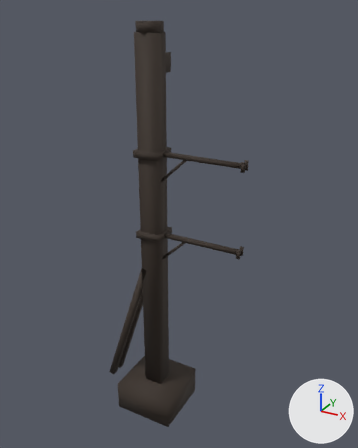
The glTF model content/art/models/props/mail_crane.glb: old version first, new version second.
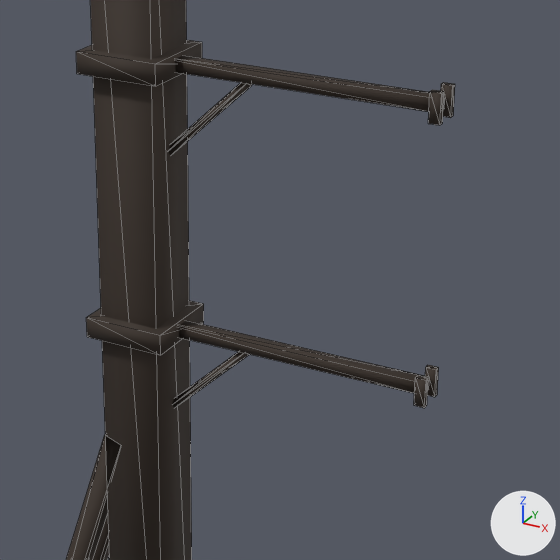
Each version is shown whole from a 50 mm lens placed at (2.21, -3.55, 3.89), pointed at (0.2, 0.11, 2.06), then close up on the part from 31% to 78% of the width and 30% to 68% of the height. Arrows for +X, +Y and +Z are at lower right; the lights stay in place. The last two pictures show the newer version. The close-ups show mesh edges as thin lines. Vertices at exactly the same position are counted once.

The first close-up shows 'mail_crane_low'.
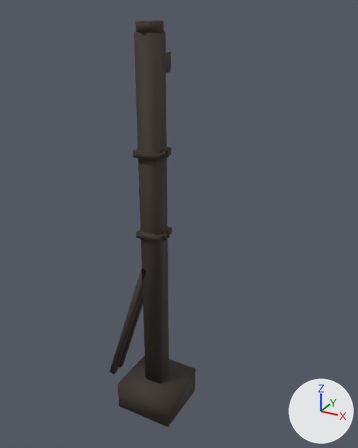
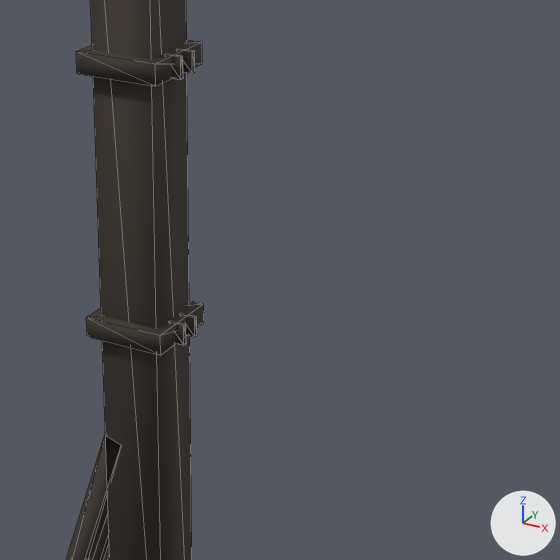
Changed parts and their boxes [x1, y1, x2, y2] in the close-ups (560 x 560 px; the box of a moved part takes in the faces that stretch with it):
'mail_crane_low', reshaped: before [66, 0, 455, 560]; after [66, 0, 204, 560]
part 1 of me_cube_001, moved or reshaped: before [428, 90, 444, 125]; after [164, 53, 183, 80]
part 2 of me_cube_001, moved or reshaped: before [441, 82, 455, 118]; after [177, 48, 195, 74]
part 3 of me_cube_001, moved or reshaped: before [414, 375, 428, 408]; after [169, 320, 186, 345]
part 4 of me_cube_001, moved or reshaped: before [425, 365, 439, 397]; after [180, 313, 197, 337]
part 5 of me_cube_001, deleted: before [172, 352, 250, 408]
part 6 of me_cube_001, deleted: before [169, 83, 252, 155]
part 7 of me_cube_001, deleted: before [175, 55, 445, 112]
part 8 of me_cube_001, deleted: before [179, 320, 429, 393]

The change in detail:
me_cube_001 is used by ob_mail_crane_low; location (0.0, 0.0, 0.0).
me_cube_001 had 132 vertices, 200 faces and spanned x -0.56..0.87, y -0.3..0.31, z 0.0..3.78.
me_cube_001 now has 100 vertices, 152 faces and spans x -0.56..0.3, y -0.3..0.31, z 0.0..3.78.
me_cube_001 part 1: the loose piece of 8 vertices spanning x 0.84..0.87, y -0.04..-0.03, z 2.69..2.77 is moved by (-0.73, 0.01, 0.0).
me_cube_001 part 2: the loose piece of 8 vertices spanning x 0.84..0.87, y 0.03..0.04, z 2.69..2.77 is moved by (-0.73, -0.01, 0.0).
me_cube_001 part 3: the loose piece of 8 vertices spanning x 0.84..0.87, y -0.04..-0.03, z 1.93..2.01 is moved by (-0.73, 0.01, 0.0).
me_cube_001 part 4: the loose piece of 8 vertices spanning x 0.84..0.87, y 0.03..0.04, z 1.93..2.01 is moved by (-0.73, -0.01, 0.0).
me_cube_001 part 5: the loose piece of 8 vertices spanning x 0.07..0.33, y -0.01..0.01, z 1.71..1.96 is deleted.
me_cube_001 part 6: the loose piece of 8 vertices spanning x 0.07..0.33, y -0.01..0.01, z 2.47..2.72 is deleted.
me_cube_001 part 7: the loose piece of 8 vertices spanning x 0.0..0.85, y -0.02..0.02, z 2.71..2.75 is deleted.
me_cube_001 part 8: the loose piece of 8 vertices spanning x 0.0..0.85, y -0.02..0.02, z 1.95..1.99 is deleted.
